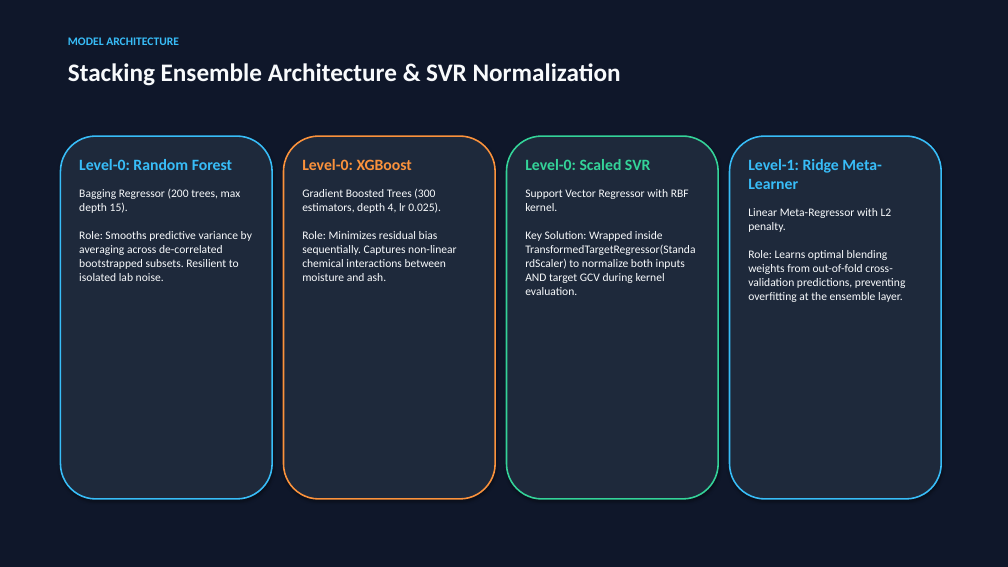
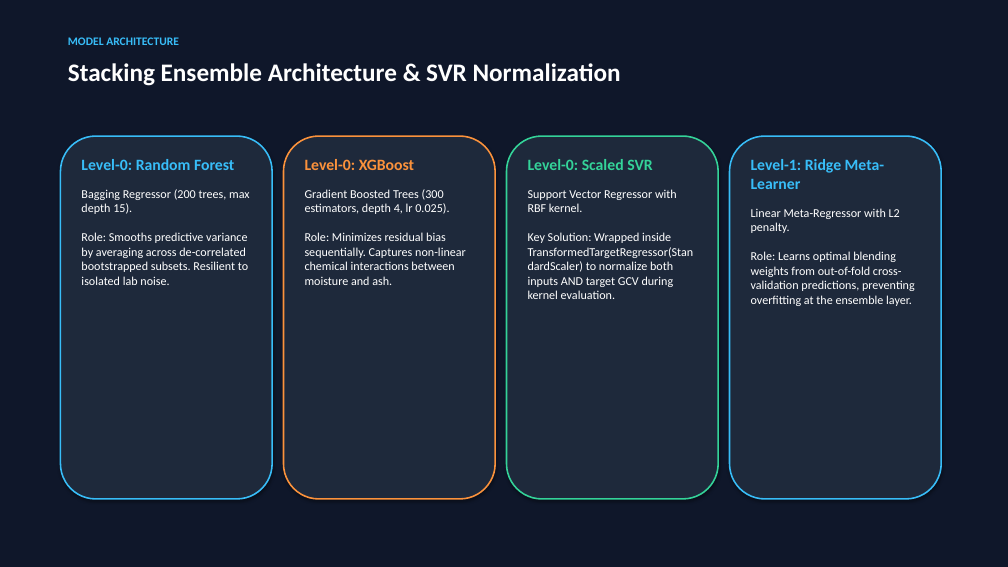
Before and after one commit to anurag-mitti/gcv_predictor, a slide deck: slide 6 of Coal_GCV_Prediction_Presentation.pptx. Drawn at 1008x567 pixels with LibreOffice and Linux fonts; fonts in the diff are those of the drawing. Boxes give left, top, right and bottom in pixels: in the first picture for what was removed or moved away, otherwise in the second. Text is boxed around its words. In the diff, an @@ line names an element or a change of style, - is before the commit and + after.

Commit message:
Enhance text contrast to pure crisp white and clean title slide

```diff
--- a/Coal_GCV_Prediction_Presentation.pptx
+++ b/Coal_GCV_Prediction_Presentation.pptx
@@ text at bbox=[81, 189, 250, 285]: size 11 to 11.5 pt, text colour #F8FAFC to #FFFFFF in "Bagging Regressor (200 trees, max depth 15). ..." @@
@@ text at bbox=[305, 189, 466, 285]: size 11 to 11.5 pt, text colour #F8FAFC to #FFFFFF @@
@@ text at bbox=[528, 189, 694, 299]: size 11 to 11.5 pt, text colour #F8FAFC to #FFFFFF @@
@@ text at bbox=[751, 208, 915, 306]: size 11 to 11.5 pt, text colour #F8FAFC to #FFFFFF in "Linear Meta-Regressor with L2 penalty. Role: Learns ..." @@
```
Also in this commit, not shown: 10 other slides changed, 1 other file.
